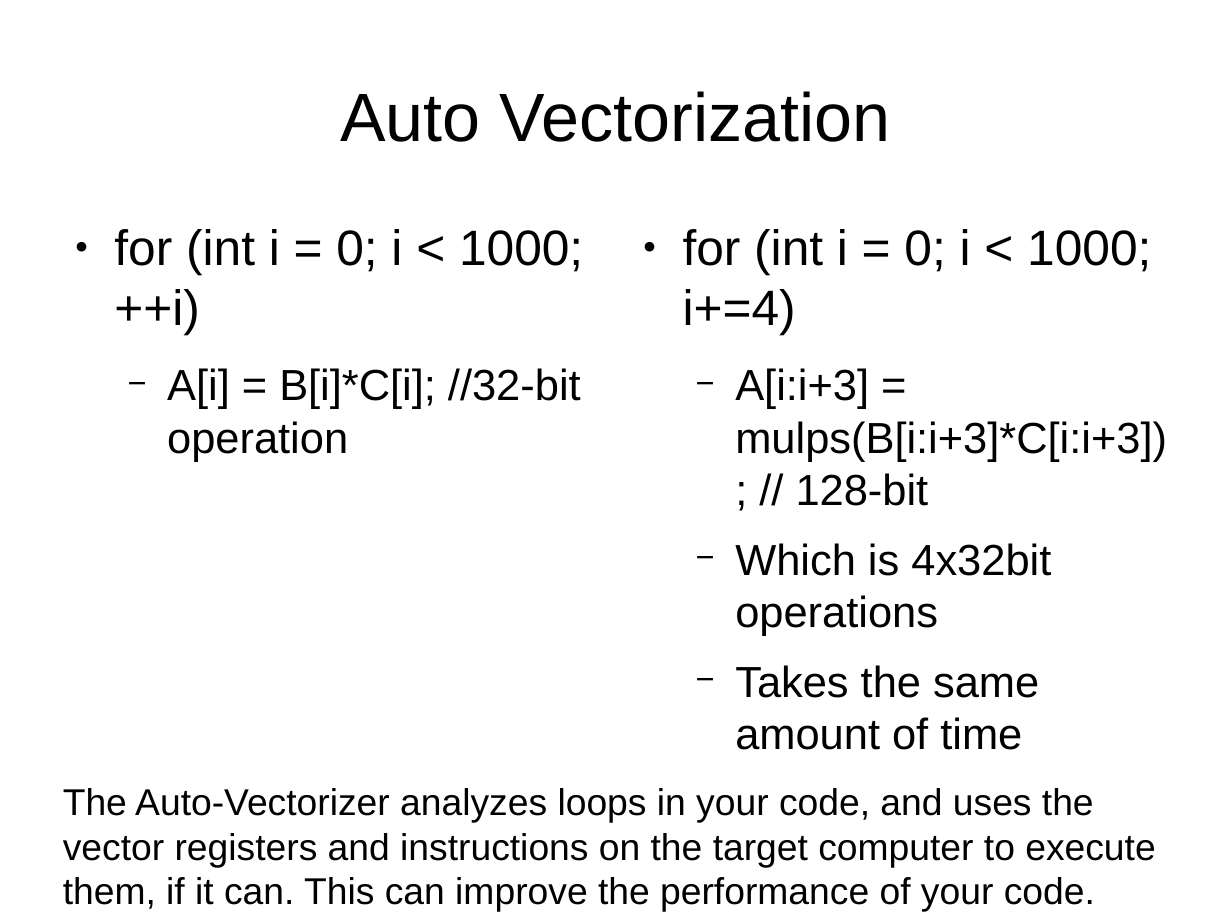
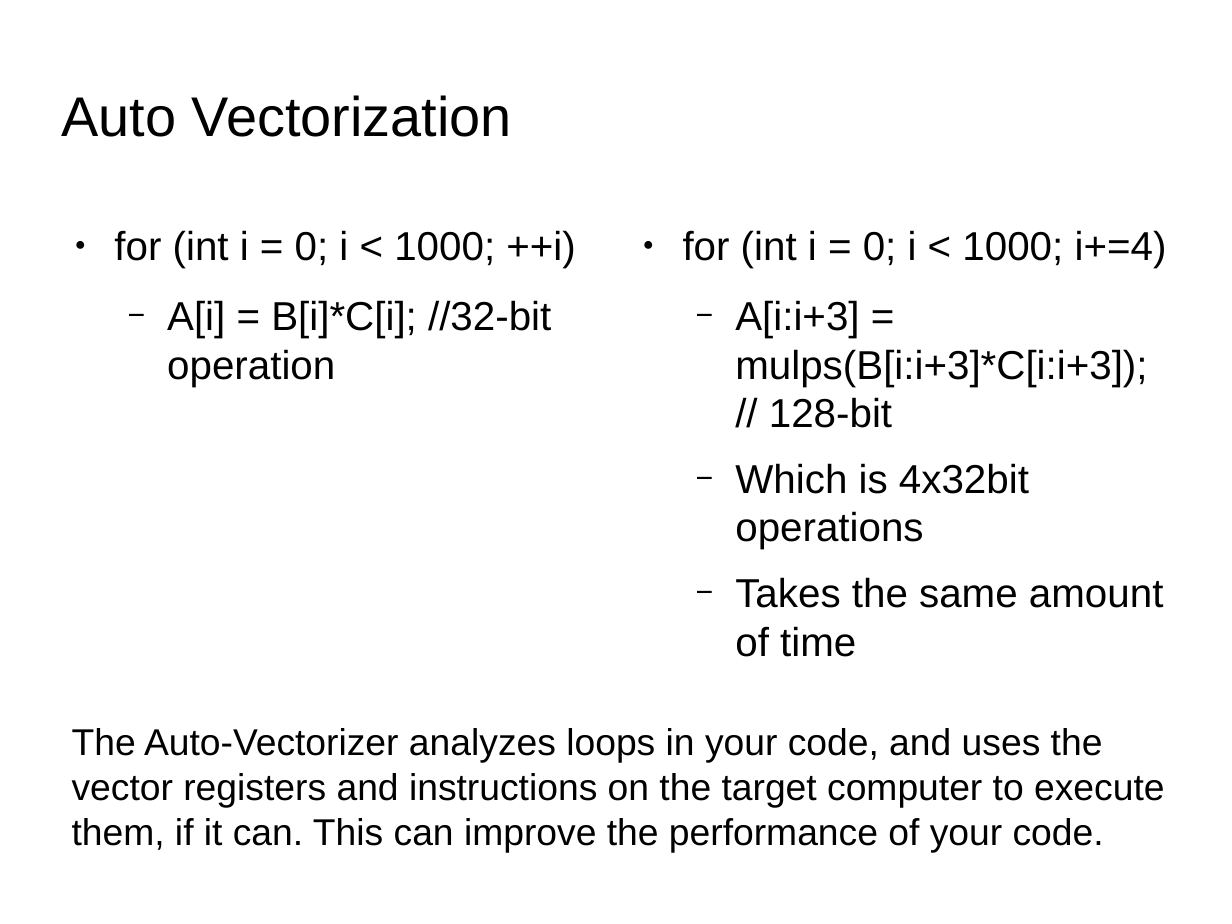
Before and after one commit to kks32/cpp-software-development, a slide deck: slide 14 of Ex14_Memory_Models_Compiler_Optimisation/Ex14_Memory_Models_Compiler_Optimisation.odp. Drawn at 1232x924 pixels with LibreOffice and Linux fonts; fonts in the diff are those of the drawing; background and template pictures are left out. Boxes give left, top, right and bottom in pixels: in the first picture for what was removed or moved away, otherwise in the second. Text is boxed around its words. In the diff, an @@ line names an element or a change of style, - is before the commit and + after.

```diff
--- a/Ex14_Memory_Models_Compiler_Optimisation/Ex14_Memory_Models_Compiler_Optimisation.odp
+++ b/Ex14_Memory_Models_Compiler_Optimisation/Ex14_Memory_Models_Compiler_Optimisation.odp
@@ title "Auto Vectorization": place and size @@
-title "Auto Vectorization" at [340,91,891,142]
+title "Auto Vectorization" at [62,95,512,137]
@@ title "Auto Vectorization" at [62,95,512,137]: size 44 to 36 pt; alignment centre to left @@
@@ text "for (int i = 0; ..." at [114,230,575,387]: size 32 to 26 pt in "for (int i = 0; i < ..."; size 28 to 26 pt in "A[i] = B[i]*C[i]; //32-bit operation" @@
@@ text "for (int i = 0; ..." at [683,230,1167,657]: size 32 to 26 pt in "for (int i = 0; i < ..."; size 28 to 26 pt in "A[i:i+3] = mulps(B[i:i+3]*C[i:i+3]); // 128-bit", "Which is 4x32bit operations", "Takes the same amount of time" @@
@@ text "The Auto-Vectorizer analyzes loops in ...": place and size @@
-text "The Auto-Vectorizer analyzes loops in ..." at [63,788,1155,912]
+text "The Auto-Vectorizer analyzes loops in ..." at [72,728,1164,852]
```
Also in this commit, not shown: 18 other slides changed, 6 other files.
